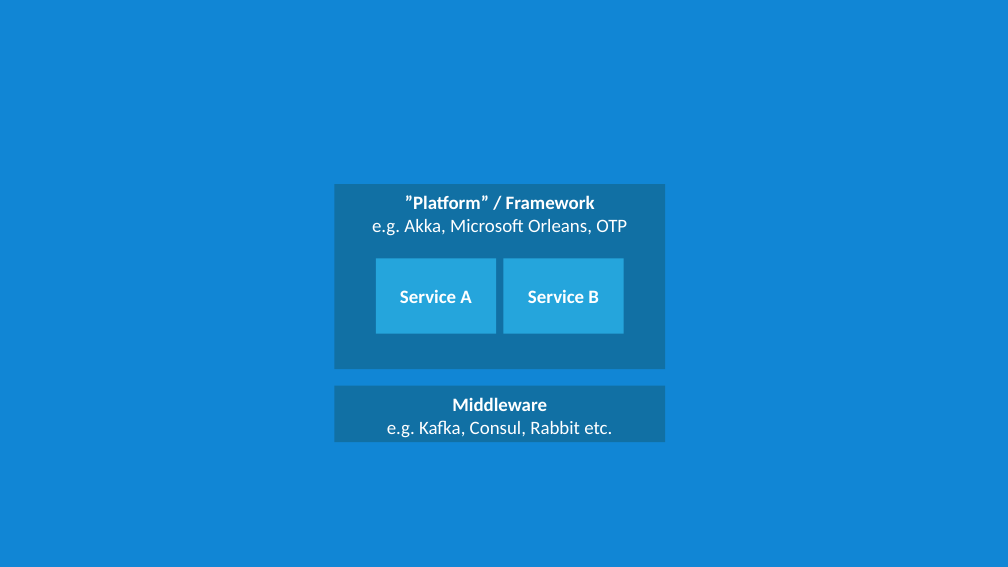
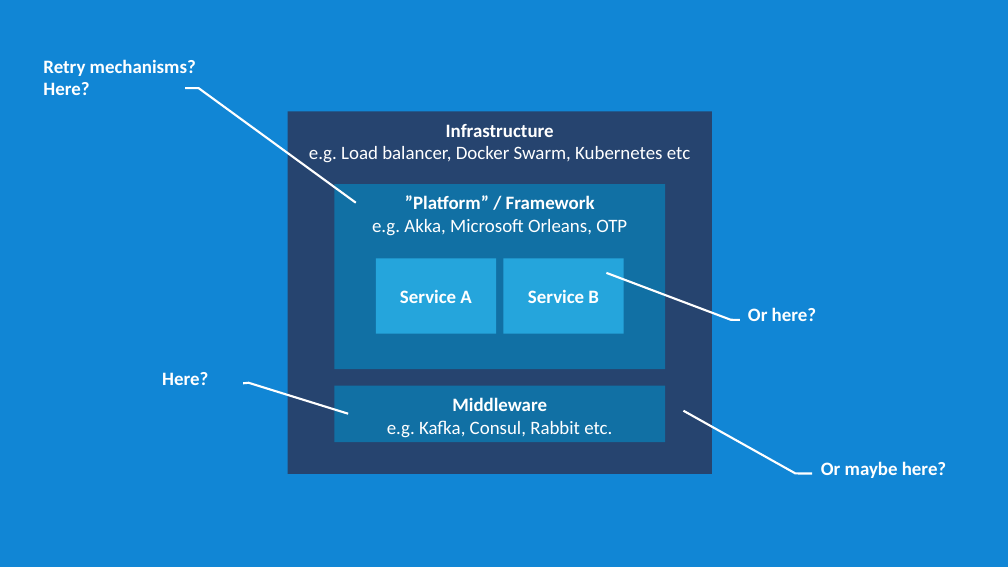
Before and after one commit to rogeralsing/Presentations, a slide deck: slide 28 of ClusterSoftware/clustersoftware.pptx (slide 6 before the commit). Drawn at 1008x567 pixels with LibreOffice and Linux fonts; fonts in the diff are those of the drawing. Boxes give left, top, right and bottom in pixels: in the first picture for what was removed or moved away, otherwise in the second. Text is boxed around its words. In the diff, an @@ line names an element or a change of style, - is before the commit and + after.

```diff
--- a/ClusterSoftware/clustersoftware.pptx
+++ b/ClusterSoftware/clustersoftware.pptx
@@ callout added at box(36, 47, 344, 107), outline #FFFFFF 2 pt, 18 pt, text #FFFFFF, bold @@
+Retry mechanisms?
+Here?
@@ rectangle added at box(287, 111, 712, 473), fill #26446F, 18 pt, text #FFFFFF @@
+Infrastructure
+e.g. Load balancer, Docker Swarm, Kubernetes etc
@@ callout added at box(741, 284, 830, 344), outline #FFFFFF 2 pt, 18 pt, text #FFFFFF, bold @@
+Or here?
@@ callout added at box(155, 348, 244, 408), outline #FFFFFF 2 pt, 18 pt, text #FFFFFF, bold @@
+Here?
@@ callout added at box(814, 438, 979, 498), outline #FFFFFF 2 pt, 18 pt, text #FFFFFF, bold @@
+Or maybe here?
```
Also in this commit, not shown: 4 other slides changed, 6 slides added, 5 slides removed.
